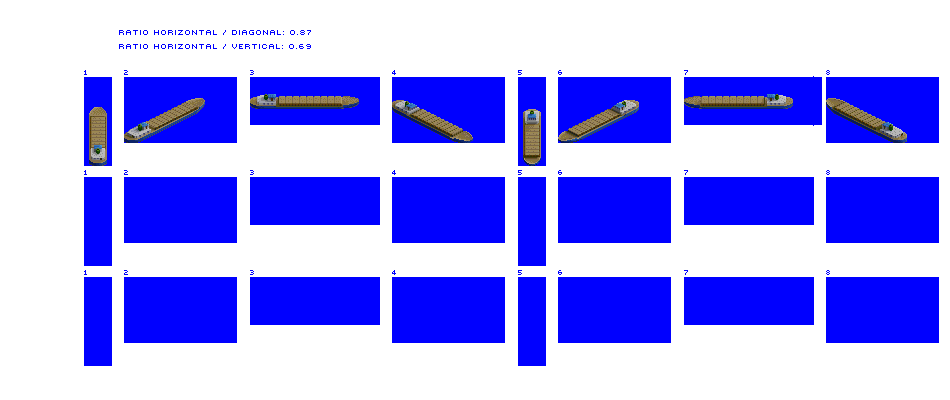
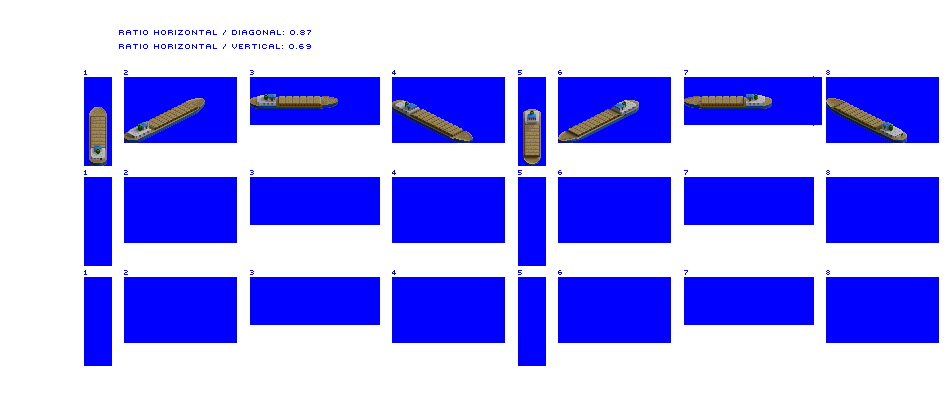
The second 950 x 400 image is a revision of the first. Changes to its layers:
painted on "River Boat" over (315, 94, 793, 109)
